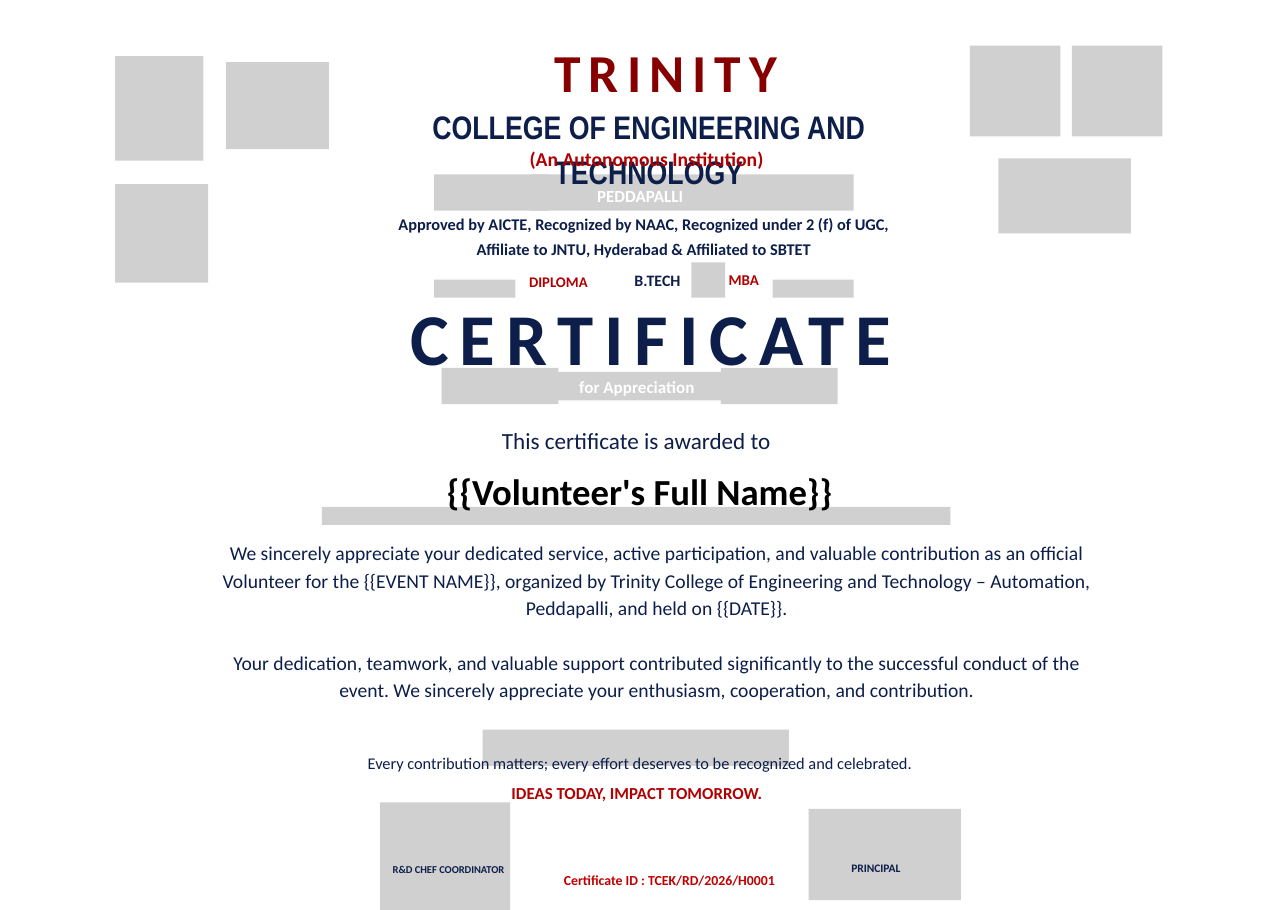
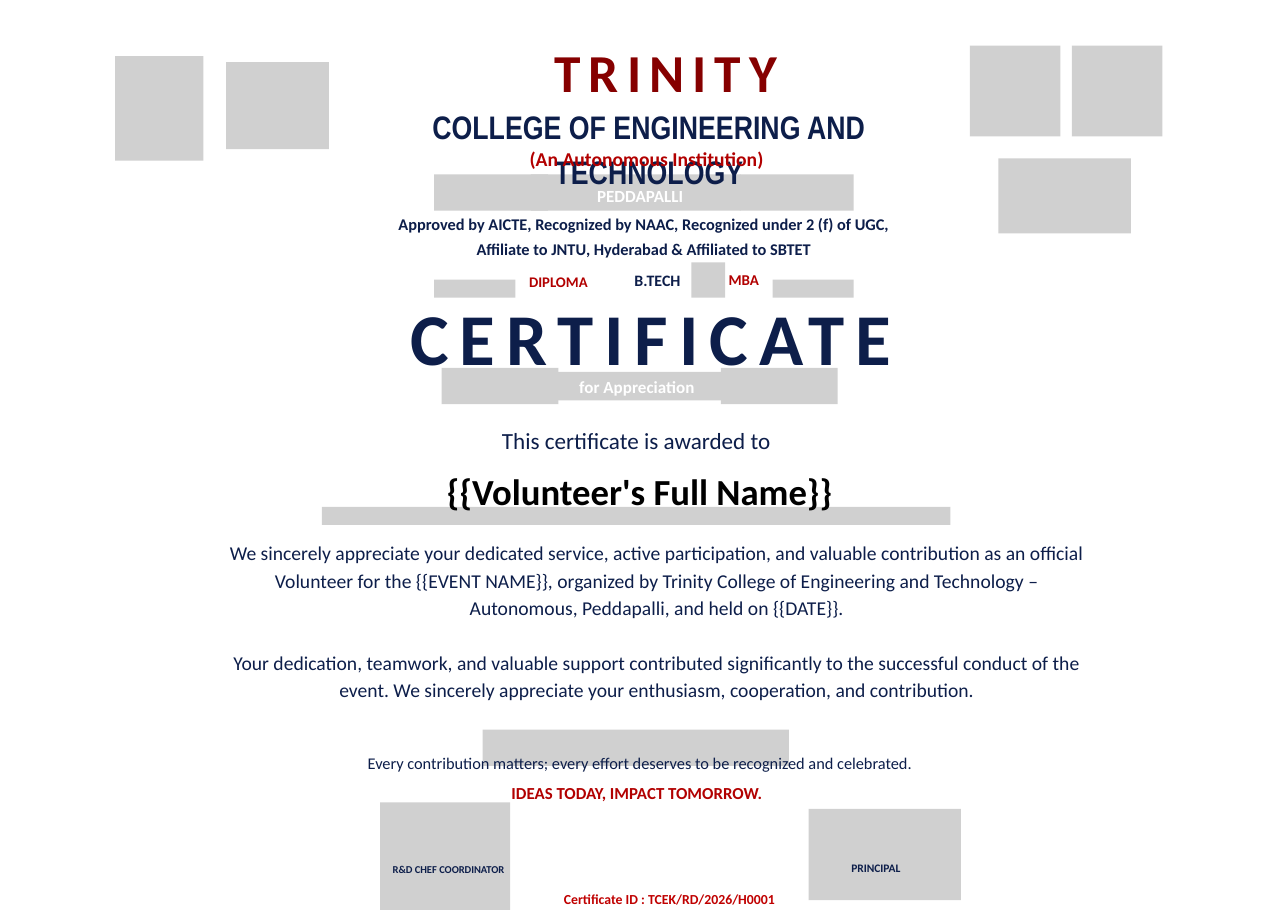
Before and after one commit to saicharan-bhuthkuri/rd, a slide deck: slide 1 of CERTIFICATE_TEMPLATE - Volunteers.pptx. Drawn at 1288x910 pixels with LibreOffice and Linux fonts; fonts in the diff are those of the drawing; grey boxes stand for pictures; background and template pictures are left out. Boxes give left, top, right and bottom in pixels: in the first picture for what was removed or moved away, otherwise in the second. Text is boxed around its words. In the diff, an @@ line names an element or a change of style, - is before the commit and + after.

Commit message:
feat: resolve event date dynamically from database for certificates

```diff
--- a/CERTIFICATE_TEMPLATE - Volunteers.pptx
+++ b/CERTIFICATE_TEMPLATE - Volunteers.pptx
@@ picture removed at <box>116,184,209,282</box> @@
@@ text at <box>230,546,1083,618</box>: text changed @@
-We sincerely appreciate your dedicated service, active participation, and valuable contribution as an official Volunteer for the {{EVENT NAME}}, organized by Trinity College of Engineering and Technology – Automation, Peddapalli, and held on {{DATE}}.
+We sincerely appreciate your dedicated service, active participation, and valuable contribution as an official Volunteer for the {{EVENT NAME}}, organized by Trinity College of Engineering and Technology – Autonomous, Peddapalli, and held on {{DATE}}.
@@ text "Certificate ID : TCEK/RD/2026/H0001": place and size @@
-text "Certificate ID : TCEK/RD/2026/H0001" at <box>564,875,775,886</box>
+text "Certificate ID : TCEK/RD/2026/H0001" at <box>564,894,775,905</box>
```
Also in this commit, not shown: 2 other files.
